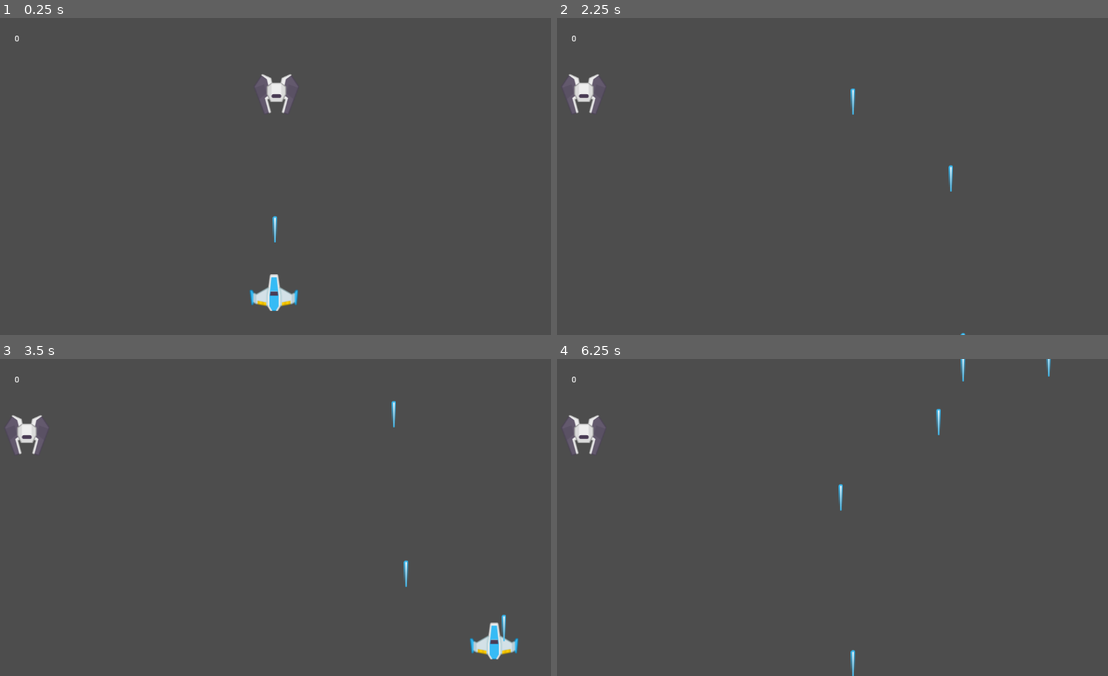
Above: before the commit, frames 1-4 (two rows, left to right).
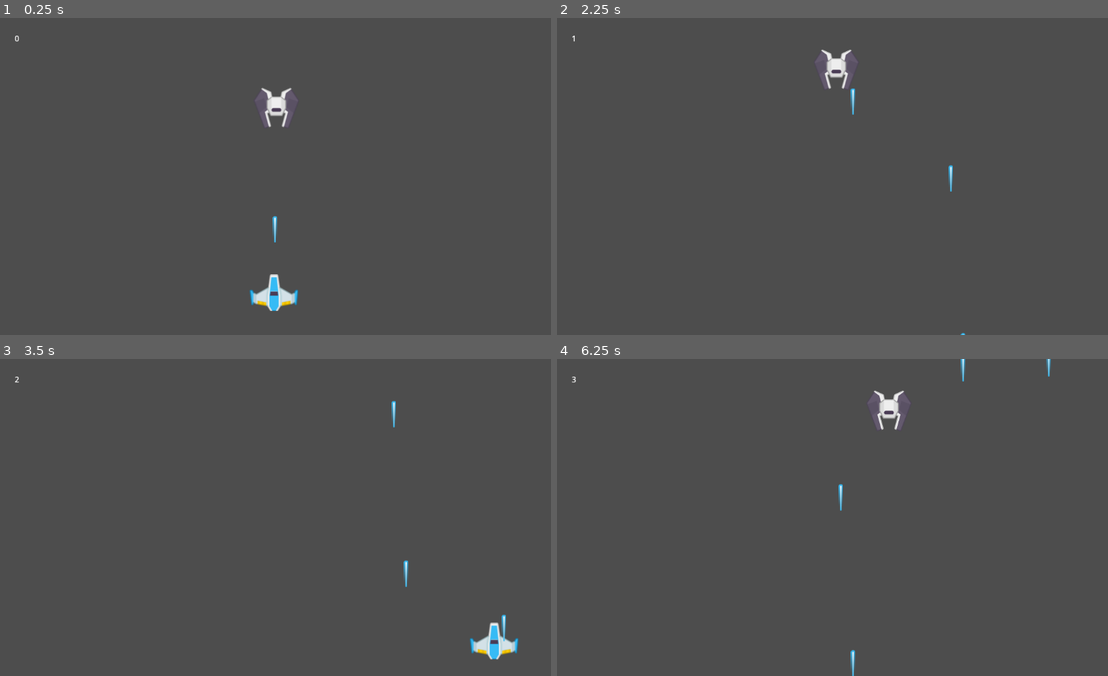
Above: after the commit, the same moments.

Repository: cs121-s23-case/CS315
Game: Godot game, scene res://Shmup.tscn
The game is run twice, just before and just after one commit, with the same random seed, the same clock (stepped at 60 frames per second) and the same inputs.
Inputs:
- Up to frame 1 (0.25 s): no input
- Up to frame 2 (2.25 s): hold D (input_right) 0.53-1.28 s; tap Space (shoot) at 0.6, 1.35, 2.1 s; hold S (down) 1.28-2.03 s; hold D (input_right) from 2.03 s (still down)
- Up to frame 3 (3.5 s): release D (input_right) at 2.78 s; hold W (up) from 2.78 s (still down); tap Space (shoot) at 2.85 s
- Up to frame 4 (6.25 s): release W (up) at 3.53 s; hold A (input_left) 3.53-5.03 s; tap Space (shoot) every 0.75 s from 3.6 to 5.85 s; hold S (down) 5.03-5.78 s; hold D (input_right) from 5.78 s (still down)

The runs differ from the first frame. In frame 1, 0.6% of the frame differs, in the area x 46-55%, y 17-35%; in frame 2, 1.0%; in frame 3, 0.5%; in frame 4, 1.1%, in the area x 1-70%, y 5-31%.

Commit message:
Add files via upload

Diff:
--- a/case_david_shmup/Shmup.tscn
+++ b/case_david_shmup/Shmup.tscn
@@ -32,6 +32,7 @@
 texture = ExtResource("2_ebxuq")
 
 [node name="enemy" parent="." instance=ExtResource("3_g36bx")]
+gravity_scale = 1.0
 
 [node name="Bullet" parent="." instance=ExtResource("4_yfy1q")]
 position = Vector2(2, 12)
--- a/case_david_shmup/enemy.gd
+++ b/case_david_shmup/enemy.gd
@@ -4,7 +4,7 @@
 
 # Called when the node enters the scene tree for the first time.
 func _ready() -> void:
-	pass # Replace with function body.
+	pass
 
 
 # Called every frame. 'delta' is the elapsed time since the previous frame.
@@ -15,7 +15,8 @@
 func _on_body_shape_entered(body_rid: RID, body: Node, body_shape_index: int, local_shape_index: int) -> void:
 	#if body.name == "Player" or body.name == "Bullet" or body.name == "bullet":
 	if body.name != "enemy":
-		var game_controller = get_node("/root/Node2D")
+		var game_controller = get_node("/root/Game_Controller")
 		body.queue_free()
+		get_node("/root/Game_Controller").incrementScore()
 		self.queue_free()
 	pass # Replace with function body.
--- a/case_david_shmup/enemy_spawner.gd
+++ b/case_david_shmup/enemy_spawner.gd
@@ -12,10 +12,10 @@
 
 func _on_timer_timeout() -> void:
 	print("Timer timeout triggered")
-	var random_number_x = rng.randf_range(-510.0, -510.0)
+	var random_number_x = rng.randf_range(-300.0, 300.0)
 	var newEnemy = enemy.instantiate()
 	add_child(newEnemy)
 	newEnemy.scale = Vector2(1, 1)
-	newEnemy.position = Vector2(random_number_x,0)
+	newEnemy.position = Vector2(random_number_x,-50)
 	print("enemy spawned at", newEnemy.position)
 	get_node("/root/Game_Controller").add_child(newEnemy)
--- a/case_david_shmup/shmup.gd
+++ b/case_david_shmup/shmup.gd
@@ -1,21 +1,25 @@
 extends Node2D
-@export var txtScore: Label
+
+var score=0
+@export var txtScore : Label
 @export var Player : CharacterBody2D
 @export var EnemySpawner : Node2D
-var score: int = 0
+
 
 # Called when the node enters the scene tree for the first time.
 func _ready() -> void:
-	pass
+	pass # Replace with function body.
+
 
 # Called every frame. 'delta' is the elapsed time since the previous frame.
 func _process(delta: float) -> void:
 	pass
 
-func _incrementScore() -> void:
-	score += 1
+
+func incrementScore():
+	score+=1
 	var tempText = str(score)
-	$scoreLabel.text = tempText
+	$score.text = tempText
 
 func CheckAndCreateBoost():
 	var tempText = str(score)
